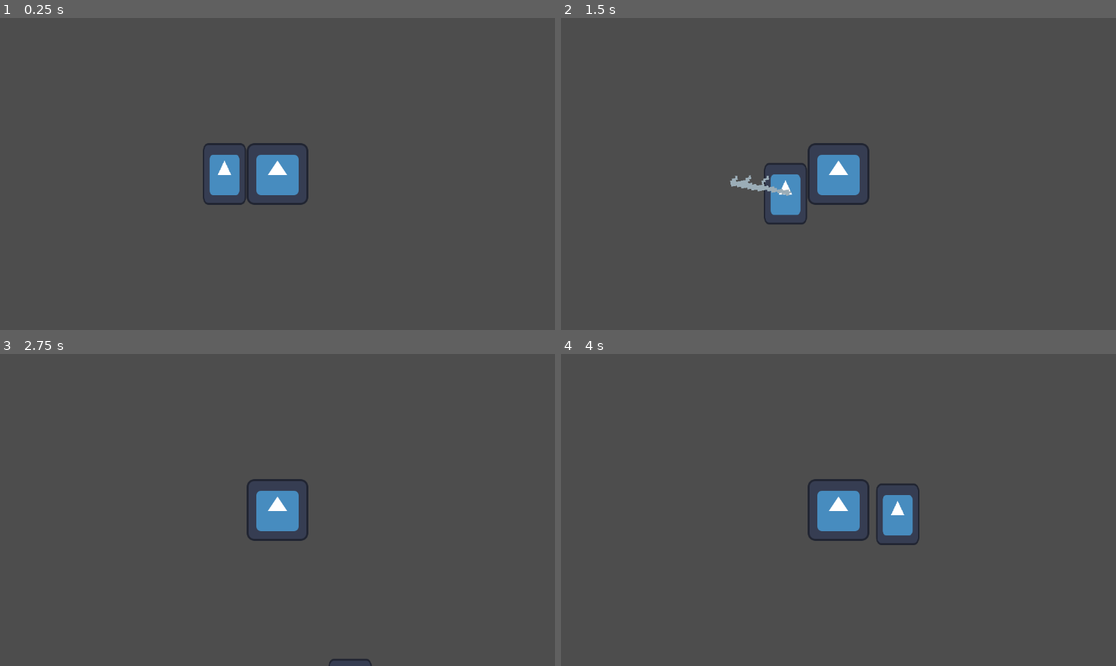
Above: before the commit, frames 1-4 (two rows, left to right).
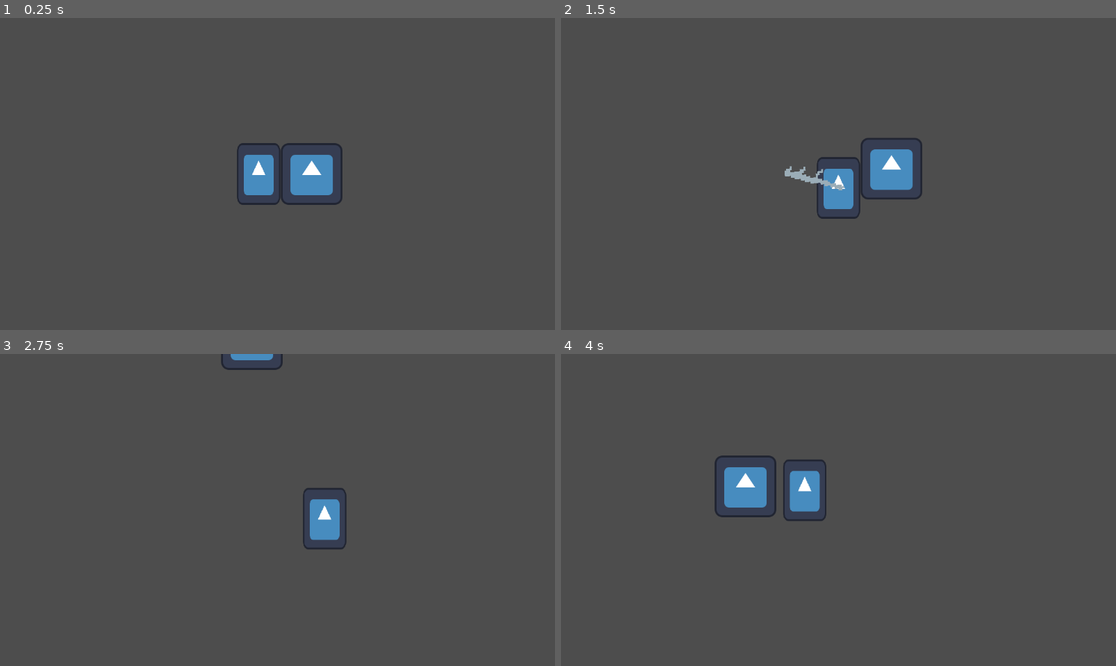
Above: after the commit, the same moments.

Repository: KxUgh/The-Absolution
Game: Godot game, scene res://main.tscn
The game is run twice, just before and just after one commit, with the same random seed, the same clock (stepped at 60 frames per second) and the same inputs. The engine's default icon, where the game draws it, is replaced by a stand-in: a white triangle on a blue panel in a dark square.
Inputs (mouse positions are in pixels of both pictures, inside the frame that each line leads up to):
- Up to frame 1 (0.25 s): no input
- Up to frame 2 (1.5 s): move the mouse to (960, 158) at 0.52 s; hold D (right) 0.53-1.28 s; click (960, 158) at 0.6 s; move the mouse to (727, 189) at 1.27 s; hold S (down) from 1.28 s (still down); click (727, 189) at 1.35 s
- Up to frame 3 (2.75 s): move the mouse to (333, 441) at 2.02 s; release S (down) at 2.03 s; hold D (right) from 2.03 s (still down); click (333, 441) at 2.1 s
- Up to frame 4 (4 s): move the mouse to (810, 572) at 2.77 s; release D (right) at 2.78 s; hold W (up) 2.78-3.53 s; click (810, 572) at 2.85 s; move the mouse to (1005, 556) at 3.52 s; hold A (left) from 3.53 s (still down); click (1005, 556) at 3.6 s

The runs differ from the first frame. In frame 1, 2.7% of the frame differs, in the area x 36-62%, y 40-60%; in frame 2, 3.7%; in frame 3, 2.5%; in frame 4, 4.2%, in the area x 27-65%, y 32-62%.

Commit message:
Camera now follows the player

Diff:
--- /dev/null
+++ b/camera.gd
@@ -0,0 +1,7 @@
+extends Camera2D
+
+@export var player: Node2D
+@export var stiffness: float
+
+func _physics_process(delta: float) -> void:
+	position += (player.position - position) * stiffness * delta
--- a/main.tscn
+++ b/main.tscn
@@ -1,7 +1,8 @@
-[gd_scene load_steps=4 format=3 uid="uid://fr21qkgimk2y"]
+[gd_scene load_steps=5 format=3 uid="uid://fr21qkgimk2y"]
 
 [ext_resource type="Texture2D" uid="uid://b3nihxsijlr51" path="res://icon.svg" id="1_po7hu"]
 [ext_resource type="PackedScene" uid="uid://dv80f7odxptib" path="res://player.tscn" id="2_mdagh"]
+[ext_resource type="Script" path="res://camera.gd" id="3_jio6w"]
 
 [sub_resource type="RectangleShape2D" id="RectangleShape2D_74suc"]
 size = Vector2(130, 130)
@@ -18,4 +19,7 @@
 
 [node name="Player" parent="." instance=ExtResource("2_mdagh")]
 
-[node name="Camera2D" type="Camera2D" parent="."]
+[node name="Camera2D" type="Camera2D" parent="." node_paths=PackedStringArray("player")]
+script = ExtResource("3_jio6w")
+player = NodePath("../Player")
+stiffness = 4.0
--- a/sword.tscn
+++ b/sword.tscn
@@ -1,10 +1,9 @@
-[gd_scene load_steps=3 format=3 uid="uid://dlxjd57unamns"]
+[gd_scene load_steps=3 format=3 uid="uid://digqcr4afir2i"]
 
 [ext_resource type="Script" path="res://sword.gd" id="1_agw7x"]
-[ext_resource type="PackedScene" uid="uid://dwsclgjodu1x2" path="res://slash.tscn" id="2_ea361"]
+[ext_resource type="PackedScene" uid="uid://d0xhf788bwkye" path="res://slash.tscn" id="2_ea361"]
 
-[node name="Sword" type="Node2D" node_paths=PackedStringArray("sprite")]
+[node name="Sword" type="Node2D"]
 script = ExtResource("1_agw7x")
-sprite = NodePath("")
 slash = ExtResource("2_ea361")
 weapon_cooldown = 1.0
Not shown: 1 places in player.tscn that only renumber resources
Not shown: 1 places in slash.tscn that only renumber resources
